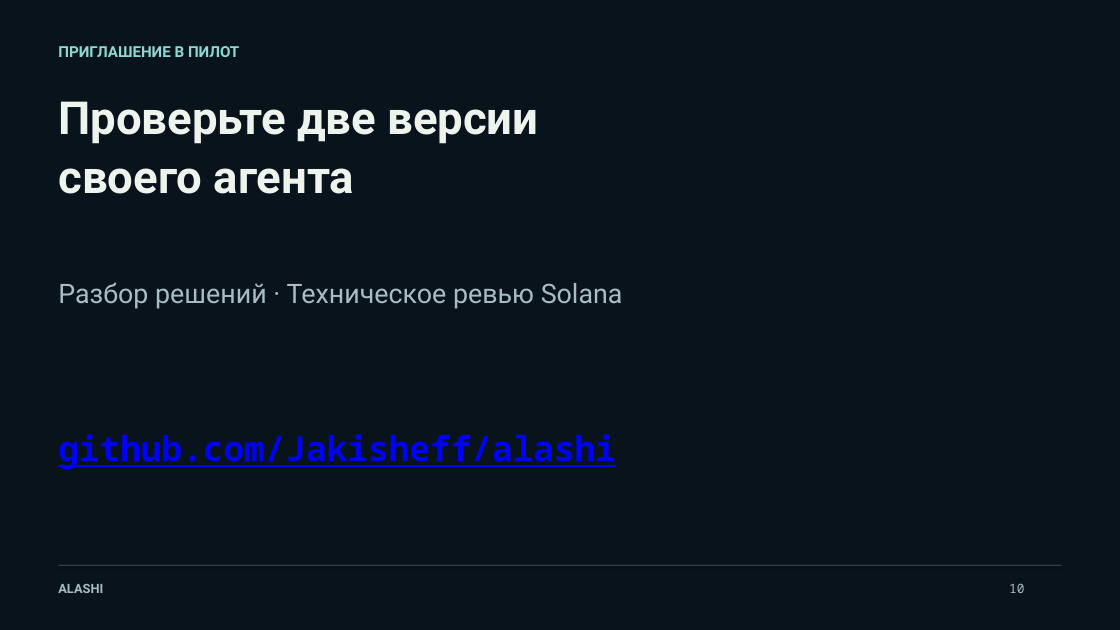
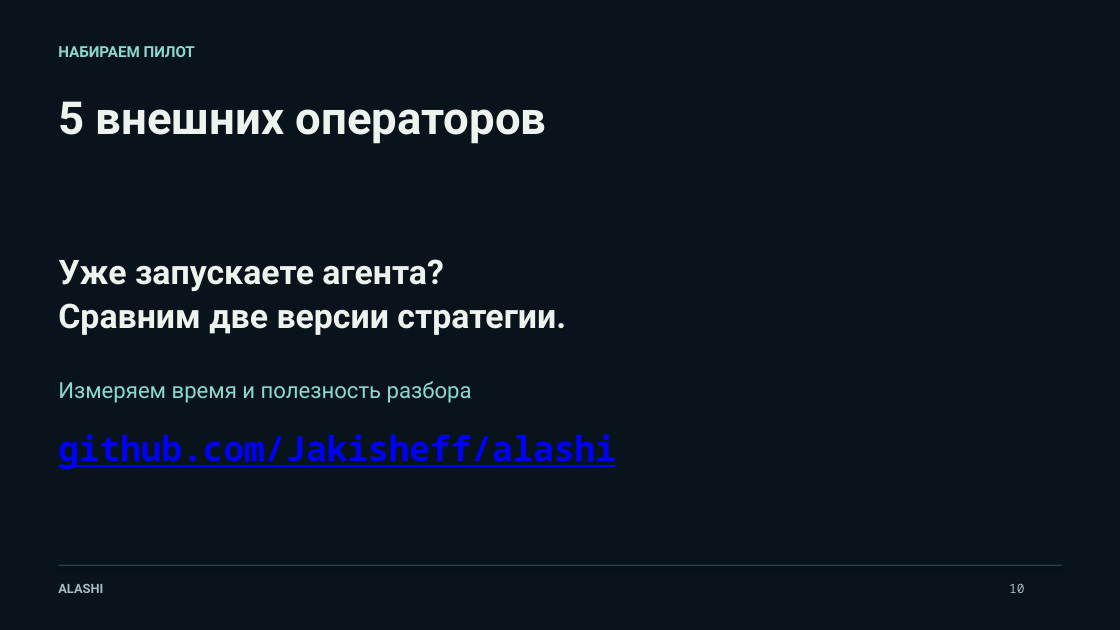
Before and after one commit to Jakisheff/alashi, a slide deck: slide 10 of docs/out/deck.pptx. Drawn at 1120x630 pixels with LibreOffice and Linux fonts; fonts in the diff are those of the drawing. Boxes give left, top, right and bottom in pixels: in the first picture for what was removed or moved away, otherwise in the second. Text is boxed around its words. In the diff, an @@ line names an element or a change of style, - is before the commit and + after.

```diff
--- a/docs/out/deck.pptx
+++ b/docs/out/deck.pptx
@@ text at (x1=58, y1=46, x2=195, y2=57): text changed @@
-ПРИГЛАШЕНИЕ В ПИЛОТ
+НАБИРАЕМ ПИЛОТ
@@ text at (x1=58, y1=101, x2=547, y2=144): text changed @@
-Проверьте две версии
-своего агента
+5 внешних операторов
@@ text at (x1=58, y1=259, x2=566, y2=335): text changed; size 23 to 29 pt; text colour #A9BBC5 to #EDF3ED; bold on @@
-Разбор решений · Техническое ревью Solana
+Уже запускаете агента?
+Сравним две версии стратегии.
@@ text added at (x1=58, y1=381, x2=472, y2=403), 19 pt, text #8ADAD1 @@
+Измеряем время и полезность разбора
```
Also in this commit, not shown: 4 other slides changed, 17 other files.
